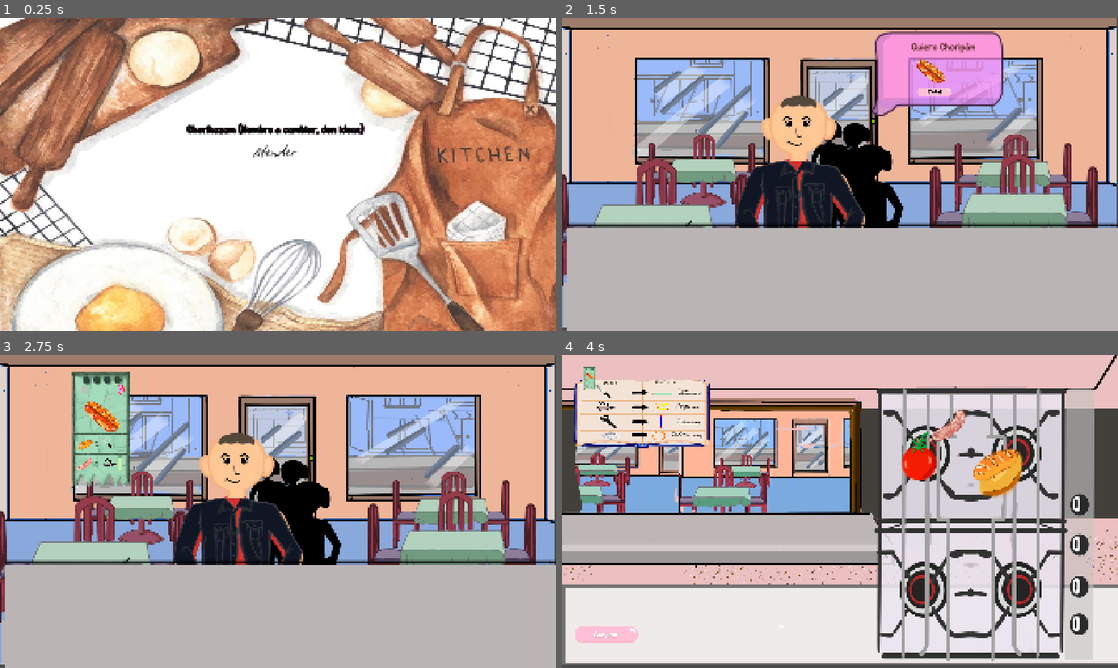
Above: before the commit, frames 1-4 (two rows, left to right).
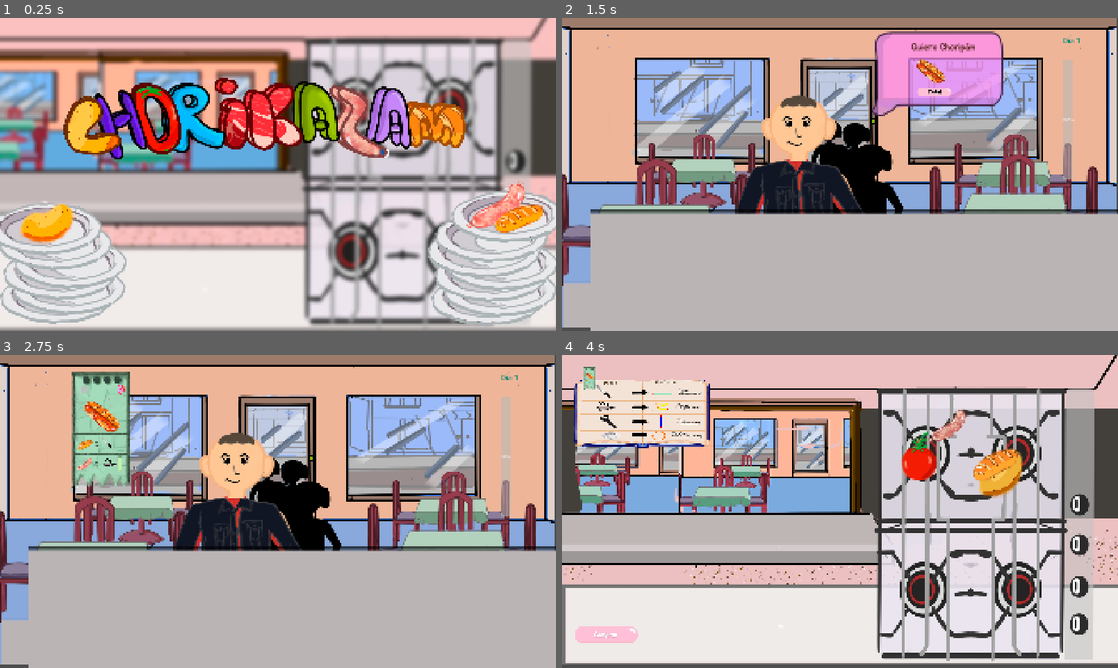
Above: after the commit, the same moments.

Repository: KimHana1/chorikazam
Game: Godot game, scene res://Escenas/control.tscn
Two runs of this game, one before a commit and one after it. Both use one fixed random seed, a clock stepped at 60 frames per second and the inputs below.
Inputs (mouse positions are in pixels of both pictures, inside the frame that each line leads up to; where the layout moved, square brackets give the same spot in the first picture):
- Up to frame 1 (0.25 s): no input
- Up to frame 2 (1.5 s): click (834, 121) [834, 152] at 0.5 s; click (828, 246) at 1.25 s
- Up to frame 3 (2.75 s): click (372, 426) at 2 s
- Up to frame 4 (4 s): click (684, 389) at 2.75 s; click (828, 589) at 3.5 s

The runs differ from the first frame. In frame 1, 92% of the frame differs, in the area x 0-100%, y 0-100%; in frame 2, 7.1%; in frame 3, 7.1%; in frame 4, nothing differs.

Commit message:
var de dia y clientes aleatorios a cada rato aun no se puede ir volver a la zona de pedidos

Diff:
--- /dev/null
+++ b/Autoload/GameManager.gd
@@ -0,0 +1,10 @@
+extends Node
+var dia_actual := 1
+
+var duracion_dia := 300.0
+var tiempo_restante := 300.0
+
+var clientes_por_dia := 3
+
+func iniciar_dia():
+	tiempo_restante = duracion_dia
--- /dev/null
+++ b/Escenas/button.gd
@@ -0,0 +1,24 @@
+extends Button
+
+
+func _ready():
+	animar()
+
+func animar():
+	var tween = create_tween()
+
+	tween.set_loops()
+
+	tween.tween_property(
+		self,
+		"scale",
+		Vector2(1.05, 1.05),
+		0.5
+	)
+
+	tween.tween_property(
+		self,
+		"scale",
+		Vector2(1.0, 1.0),
+		0.7
+	)
--- a/Escenas/cliente.tscn
+++ b/Escenas/cliente.tscn
@@ -20,6 +20,10 @@
 [sub_resource type="Theme" id="Theme_dffsu"]
 default_base_scale = 0.48
 
+[sub_resource type="LabelSettings" id="LabelSettings_yuvmj"]
+font_size = 26
+font_color = Color(1.0107458e-06, 0.5319785, 0.44265088, 1)
+
 [node name="Cliente" type="CharacterBody2D" unique_id=1181098271]
 position = Vector2(314.00003, 481.00003)
 scale = Vector2(0.9999992, 1.0000004)
@@ -39,10 +43,10 @@
 position = Vector2(558.3333, 106.666664)
 
 [node name="mezon" type="TextureRect" parent="." unique_id=616185621]
-offset_left = -298.33334
-offset_top = -2596.6667
-offset_right = 1621.6666
-offset_bottom = -690.0
+offset_left = -215.00018
+offset_top = -2645.999
+offset_right = 1704.9998
+offset_bottom = -739.3323
 scale = Vector2(1, 1.7333338)
 texture = ExtResource("3_yuvmj")
 
@@ -146,6 +150,21 @@
 [node name="CajaRegistradora" type="Sprite2D" parent="." unique_id=1664625237]
 position = Vector2(1246.0011, 329.99988)
 
+[node name="CanvasLayer" type="CanvasLayer" parent="." unique_id=1964444807]
+
+[node name="BarraTiempo" type="ProgressBar" parent="CanvasLayer" unique_id=933280775]
+offset_left = 1730.0
+offset_top = 144.0
+offset_right = 1766.0
+offset_bottom = 559.0
+
+[node name="LabelDia" type="Label" parent="CanvasLayer" unique_id=1829077094]
+offset_left = 1728.0
+offset_top = 59.0
+offset_right = 1768.0
+offset_bottom = 82.0
+label_settings = SubResource("LabelSettings_yuvmj")
+
 [connection signal="pressed" from="GloboPedido/ButtonTicket" to="." method="_on_button_ticket_pressed"]
 [connection signal="pressed" from="ButtonTomarPedido" to="." method="_on_button_tomar_pedido_pressed"]
 [connection signal="pressed" from="ButtonCocinar" to="." method="_on_button_cocinar_pressed"]
--- a/Escenas/cocina.tscn
+++ b/Escenas/cocina.tscn
@@ -8,7 +8,7 @@
 [ext_resource type="PackedScene" uid="uid://co7qus1c8rpcm" path="res://Escenas/pan.tscn" id="5_h561l"]
 [ext_resource type="PackedScene" uid="uid://0et0ieu0v3re" path="res://tomate.tscn" id="6_jqnxx"]
 [ext_resource type="Texture2D" uid="uid://bm6rh1l7fubce" path="res://Sprites/botones/BotonComprar.png" id="9_h561l"]
-[ext_resource type="Script" uid="uid://beb3jfy62fpyo" path="res://Escenas/node_2d.gd" id="10_3j4mf"]
+[ext_resource type="Script" uid="uid://beb3jfy62fpyo" path="res://Script/boton.gd" id="10_3j4mf"]
 [ext_resource type="Texture2D" uid="uid://bxhrtpagwftyb" path="res://Sprites/Platos/Plato png.png" id="10_s4ijj"]
 [ext_resource type="Texture2D" uid="uid://bojvum4c5v573" path="res://Sprites/libro/libroDePasos2.png" id="11_2xkeu"]
 [ext_resource type="Texture2D" uid="uid://du4ns11k7t85o" path="res://Sprites/libro/libroDePasos.png" id="12_0obbl"]
--- a/Escenas/control.tscn
+++ b/Escenas/control.tscn
@@ -1,27 +1,9 @@
 [gd_scene format=3 uid="uid://bxbmbwelwwv6b"]
 
 [ext_resource type="Script" uid="uid://bj5s6ogcfp6we" path="res://Script/control.gd" id="1_jffye"]
-[ext_resource type="Texture2D" uid="uid://cycxsipt3r1g4" path="res://baking-or-cooking-background-with-kitchen-utensils-flour-eggs-and-brown-apron-watercolor-illustration-vector.jpg" id="2_050l1"]
-[ext_resource type="FontFile" uid="uid://dudv2hdvdaykx" path="res://fuente/Vanilla Caramel.otf" id="3_jffye"]
-[ext_resource type="FontFile" uid="uid://c1dgrcg0mmcth" path="res://fuente/Biro_Script_reduced.otf" id="4_ef3n6"]
-
-[sub_resource type="LabelSettings" id="LabelSettings_6a6wx"]
-font = ExtResource("3_jffye")
-font_size = 37
-font_color = Color(0.00069389754, 0.00069389766, 0.0006938976, 1)
-outline_color = Color(0, 0, 0, 1)
-shadow_color = Color(1, 0.73849064, 0.8990189, 1)
-shadow_offset = Vector2(5, 1)
-stacked_outline_count = 1
-stacked_shadow_count = 1
-stacked_outline_0/size = 4
-stacked_shadow_0/offset = Vector2(1, 1)
-stacked_shadow_0/outline_size = 6
-
-[sub_resource type="CanvasItemMaterial" id="CanvasItemMaterial_sky72"]
-light_mode = 1
-
-[sub_resource type="Theme" id="Theme_0ytqx"]
+[ext_resource type="Texture2D" uid="uid://chdh1sgcapjbc" path="res://Sprites/DecoTicket/menu.png" id="2_jffye"]
+[ext_resource type="Texture2D" uid="uid://b6tpte3jmshco" path="res://Sprites/botones/chorikazanLogo.png" id="4_050l1"]
+[ext_resource type="Script" uid="uid://fcmxfyuao5gh" path="res://Escenas/button.gd" id="4_jffye"]
 
 [node name="main" type="Control" unique_id=1314962120]
 layout_mode = 3
@@ -39,46 +21,17 @@
 anchor_bottom = 1.0
 grow_horizontal = 2
 grow_vertical = 2
-texture = ExtResource("2_050l1")
+texture = ExtResource("2_jffye")
 expand_mode = 1
 
-[node name="VBoxContainer" type="VBoxContainer" parent="." unique_id=1041482458]
-layout_mode = 1
-anchors_preset = 8
-anchor_left = 0.5
-anchor_top = 0.5
-anchor_right = 0.5
-anchor_bottom = 0.5
-offset_left = -234.0
-offset_top = -132.0
-offset_right = 214.0
-offset_bottom = -71.0
-grow_horizontal = 2
-grow_vertical = 2
+[node name="Button" type="Button" parent="TextureRect" unique_id=1157045585]
+layout_mode = 0
+offset_left = 212.0
+offset_top = 197.0
+offset_right = 1591.0
+offset_bottom = 508.0
+icon = ExtResource("4_050l1")
+flat = true
+script = ExtResource("4_jffye")
 
-[node name="Label" type="Label" parent="VBoxContainer" unique_id=1307954329]
-layout_mode = 2
-text = "Chorikazam (Nombre a cambiar, den ideas)"
-label_settings = SubResource("LabelSettings_6a6wx")
-
-[node name="Button" type="Button" parent="VBoxContainer" unique_id=481512459]
-show_behind_parent = true
-material = SubResource("CanvasItemMaterial_sky72")
-layout_mode = 2
-size_flags_vertical = 4
-theme = SubResource("Theme_0ytqx")
-theme_type_variation = &"FlatButton"
-theme_override_colors/font_color = Color(0, 0, 0, 1)
-theme_override_constants/h_separation = 24
-theme_override_constants/icon_max_width = 4
-theme_override_constants/align_to_largest_stylebox = -1
-theme_override_constants/line_spacing = 3
-theme_override_fonts/font = ExtResource("4_ef3n6")
-theme_override_font_sizes/font_size = 55
-text = "Atender"
-flat = true
-autowrap_trim_flags = 192
-clip_text = true
-icon_alignment = 1
-
-[connection signal="pressed" from="VBoxContainer/Button" to="." method="_on_button_pressed"]
+[connection signal="pressed" from="TextureRect/Button" to="." method="_on_button_pressed"]
--- a/Script/cliente.gd
+++ b/Script/cliente.gd
@@ -6,10 +6,16 @@
 @onready var boton_tomar_pedido = $ButtonTomarPedido
 @onready var boton_cocinar = $ButtonCocinar
 
+
+
 @onready var globo_pedido = $GloboPedido
 @onready var label_globo = $GloboPedido/LabelPedido
 @onready var icono_comida = $GloboPedido/IconoComida
 @onready var boton_ticket = $GloboPedido/ButtonTicket
+@onready var barra_tiempo = $CanvasLayer/BarraTiempo
+@onready var label_dia = $CanvasLayer/LabelDia
+
+var dia_finalizado := false
 
 var cocina_scene = preload("res://Escenas/cocina.tscn")
 var ticket_scene = preload("res://Escenas/ticket.tscn")
@@ -82,6 +88,9 @@
 		mostrar_resultado_cliente()
 	else:
 		generar_cliente()
+	GameManager.iniciar_dia()
+
+
 
 func iniciar_idle_cliente():
 	if tween_idle:
@@ -199,3 +208,29 @@
 	PedidoManager.resultado_cliente = "normal"
 
 	get_tree().change_scene_to_packed(cocina_scene)
+func _process(delta):
+
+	GameManager.tiempo_restante -= delta
+
+	if GameManager.tiempo_restante < 0:
+		GameManager.tiempo_restante = 0
+
+	barra_tiempo.max_value = GameManager.duracion_dia
+	barra_tiempo.value = GameManager.tiempo_restante
+
+	label_dia.text = "Día " + str(GameManager.dia_actual)
+
+	if GameManager.tiempo_restante <= 0:
+		finalizar_dia()
+func finalizar_dia():
+
+	if dia_finalizado:
+		return
+
+	dia_finalizado = true
+
+	print("Fin del día")
+
+	GameManager.siguiente_dia()
+
+	get_tree().reload_current_scene()
--- a/project.godot
+++ b/project.godot
@@ -18,6 +18,7 @@
 
 PedidoManager="*uid://danhfqfuljsa8"
 Global="*uid://dqm3lma626gqc"
+GameManager="*uid://de7da0cvinl11"
 
 [display]
 
Not shown, added: Autoload/GameManager.gd.uid
Not shown, added: Escenas/button.gd.uid
Renamed: Escenas/node_2d.gd -> Script/boton.gd
Renamed: Escenas/node_2d.gd.uid -> Script/boton.gd.uid
Binary file added: Sprites/DecoTicket/menu.png
Not shown, added: Sprites/DecoTicket/menu.png.import
Binary file added: Sprites/botones/chorikazanLogo.png
Not shown, added: Sprites/botones/chorikazanLogo.png.import
